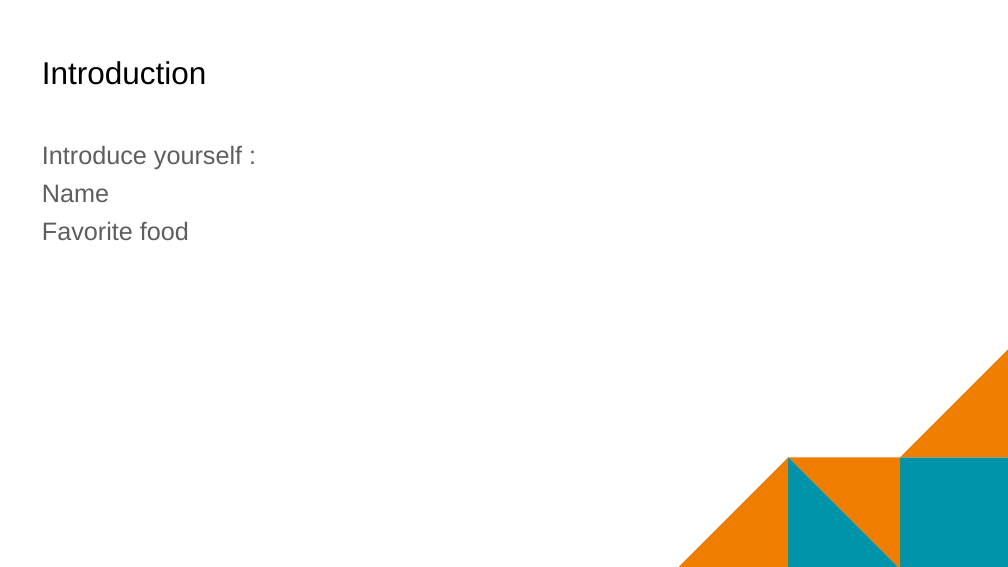
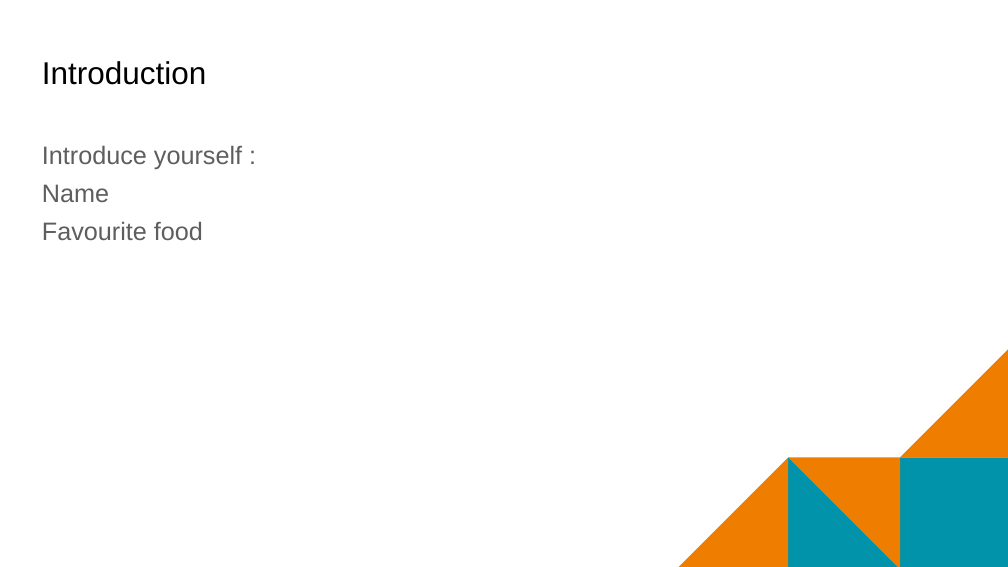
Before and after one commit to mr-eggleton/web-lit-core, a slide deck: slide 4 of final ppt/01-web-and-you.pptx. Drawn at 1008x567 pixels with LibreOffice and Linux fonts; fonts in the diff are those of the drawing; background and template pictures are left out. Boxes give left, top, right and bottom in pixels: in the first picture for what was removed or moved away, otherwise in the second. Text is boxed around its words. In the diff, an @@ line names an element or a change of style, - is before the commit and + after.

```diff
--- a/final ppt/01-web-and-you.pptx
+++ b/final ppt/01-web-and-you.pptx
@@ text at [42, 221, 203, 240]: text changed @@
-Favorite food
+Favourite food
```
Also in this commit, not shown: 1 other slide changed, 1 other file.
